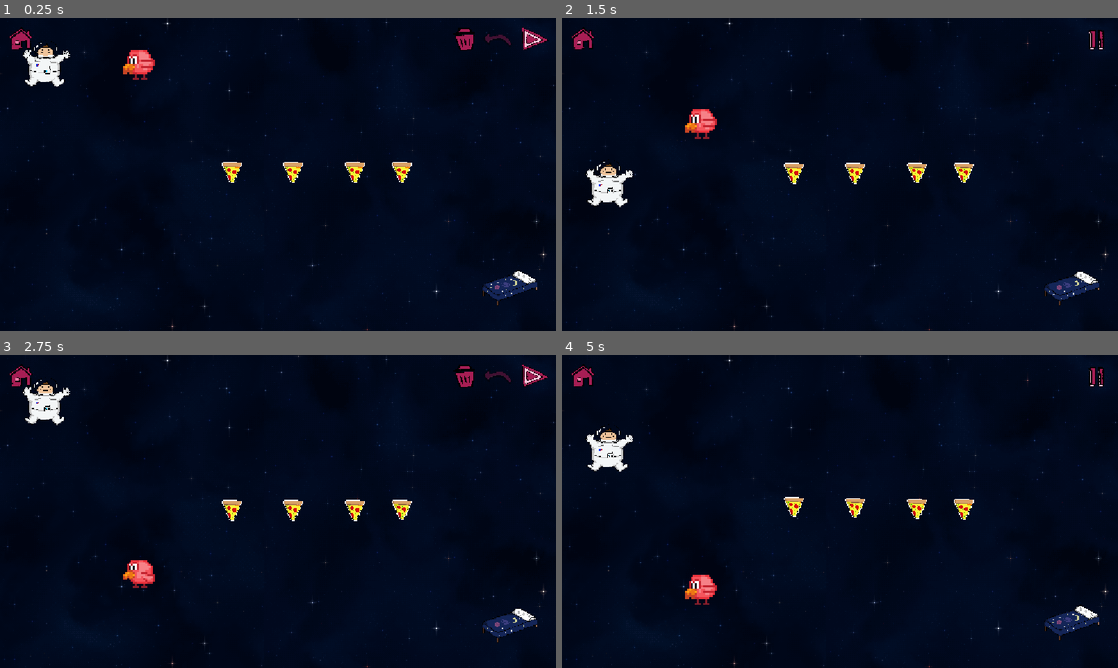
Above: before the commit, frames 1-4 (two rows, left to right).
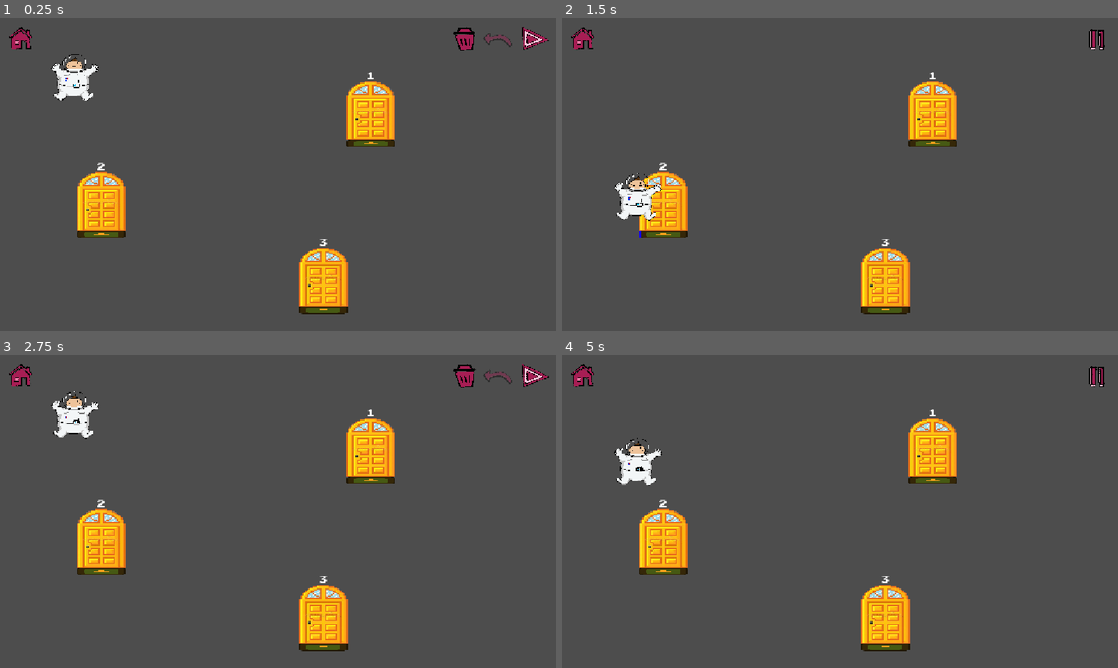
Above: after the commit, the same moments.

Repository: ivaivaiva1/desenhar_fofo
Game: Godot game, scene res://Scenes/level_manager.tscn
Two runs of this game, one before a commit and one after it. Both use one fixed random seed, a clock stepped at 60 frames per second and the inputs below. The engine's default icon, where the game draws it, is replaced by a stand-in: a white triangle on a blue panel in a dark square.
Inputs (mouse positions are in pixels of both pictures, inside the frame that each line leads up to):
- Up to frame 1 (0.25 s): no input
- Up to frame 2 (1.5 s): click (840, 174) at 0.67 s; tap Space (ui_accept) at 0.77 s; move the mouse to (728, 190) at 1.27 s; click (728, 190) at 1.42 s
- Up to frame 3 (2.75 s): tap Space (ui_accept) at 1.52 s; move the mouse to (333, 442) at 2.02 s; click (333, 442) at 2.17 s
- Up to frame 4 (5 s): move the mouse to (812, 574) at 2.77 s; click (812, 574) at 2.92 s; tap Space (ui_accept) at 3.02, 3.77, 4.52 s; move the mouse to (1006, 558) at 3.52 s; click (1006, 558) at 3.67 s; move the mouse to (673, 464) at 4.27 s; click (673, 464) at 4.42 s

The runs differ from the first frame. In frame 1, 99% of the frame differs, in the area x 0-100%, y 0-100%; in frame 2, 100%; in frame 3, 99%; in frame 4, 100%.

Commit message:
feat: clown

Diff:
--- /dev/null
+++ b/Levels/Space/level07_space.tscn
@@ -0,0 +1,36 @@
+[gd_scene format=3 uid="uid://deojtxwd7cfaa"]
+
+[ext_resource type="Script" uid="uid://bwk6yq56faubf" path="res://Scripts/GameCore/level.gd" id="1_2c36j"]
+[ext_resource type="PackedScene" uid="uid://hv0uyenq7lw7" path="res://Scenes/player_spawner.tscn" id="2_4j1qf"]
+[ext_resource type="Script" uid="uid://db02f8x44ql7e" path="res://Scripts/GameCore/collectables_controller.gd" id="3_pqpwx"]
+[ext_resource type="PackedScene" uid="uid://m64lbytajtml" path="res://Scenes/Entities/cama.tscn" id="4_smss5"]
+[ext_resource type="PackedScene" uid="uid://bx43pd7q6hqrt" path="res://Scenes/Entities/clown.tscn" id="5_2c36j"]
+
+[node name="level" type="Node2D" unique_id=1864007018]
+script = ExtResource("1_2c36j")
+
+[node name="player_spawner" parent="." unique_id=1071021330 instance=ExtResource("2_4j1qf")]
+unique_name_in_owner = true
+position = Vector2(160, 93)
+
+[node name="collectables_controller" type="Node2D" parent="." unique_id=710388454]
+unique_name_in_owner = true
+script = ExtResource("3_pqpwx")
+
+[node name="clown2" parent="collectables_controller" unique_id=482788674 instance=ExtResource("5_2c36j")]
+position = Vector2(800, 93.00001)
+
+[node name="clown6" parent="collectables_controller" unique_id=186391876 instance=ExtResource("5_2c36j")]
+position = Vector2(384, 124.00001)
+
+[node name="clown3" parent="collectables_controller" unique_id=864651549 instance=ExtResource("5_2c36j")]
+position = Vector2(224, 372)
+
+[node name="clown5" parent="collectables_controller" unique_id=1005038772 instance=ExtResource("5_2c36j")]
+position = Vector2(960.00006, 310)
+
+[node name="clown4" parent="collectables_controller" unique_id=505402738 instance=ExtResource("5_2c36j")]
+position = Vector2(672, 434.00003)
+
+[node name="cama" parent="collectables_controller" unique_id=1009130463 instance=ExtResource("4_smss5")]
+position = Vector2(96, 558)
--- a/Scenes/Entities/bubblegum.tscn
+++ b/Scenes/Entities/bubblegum.tscn
@@ -81,10 +81,7 @@
 rotation = 0.57595867
 scale = Vector2(5, 5)
 sprite_frames = SubResource("SpriteFrames_m5rmg")
-animation = &"destroy"
 autoplay = "default"
-frame = 4
-frame_progress = 1.0
 
 [connection signal="area_entered" from="Area2D" to="." method="_on_area_2d_area_entered"]
 [connection signal="input_event" from="Area2D" to="." method="_on_area_2d_input_event"]
--- /dev/null
+++ b/Scenes/Entities/clown.tscn
@@ -0,0 +1,111 @@
+[gd_scene format=3 uid="uid://bx43pd7q6hqrt"]
+
+[ext_resource type="Script" uid="uid://fjshigaxwr0q" path="res://Scripts/GameCore/Objects/collectable.gd" id="1_i2r05"]
+[ext_resource type="Texture2D" uid="uid://dlpo62cd031ig" path="res://Sprites/Circus/Clown_Sprite.png" id="3_uxv85"]
+[ext_resource type="Script" uid="uid://cbc24q2fpet5x" path="res://Scripts/Behaviours/floating.gd" id="4_c6eb8"]
+[ext_resource type="Script" uid="uid://iyengagp03ya" path="res://Scripts/Behaviours/clown_behaviour.gd" id="4_uxv85"]
+
+[sub_resource type="AtlasTexture" id="AtlasTexture_c6eb8"]
+atlas = ExtResource("3_uxv85")
+region = Rect2(0, 0, 32, 32)
+
+[sub_resource type="AtlasTexture" id="AtlasTexture_3kx0r"]
+atlas = ExtResource("3_uxv85")
+region = Rect2(32, 0, 32, 32)
+
+[sub_resource type="AtlasTexture" id="AtlasTexture_r1msn"]
+atlas = ExtResource("3_uxv85")
+region = Rect2(64, 0, 32, 32)
+
+[sub_resource type="AtlasTexture" id="AtlasTexture_kqqew"]
+atlas = ExtResource("3_uxv85")
+region = Rect2(96, 0, 32, 32)
+
+[sub_resource type="AtlasTexture" id="AtlasTexture_c3guu"]
+atlas = ExtResource("3_uxv85")
+region = Rect2(128, 0, 32, 32)
+
+[sub_resource type="AtlasTexture" id="AtlasTexture_re26k"]
+atlas = ExtResource("3_uxv85")
+region = Rect2(160, 0, 32, 32)
+
+[sub_resource type="AtlasTexture" id="AtlasTexture_1u76j"]
+atlas = ExtResource("3_uxv85")
+region = Rect2(192, 0, 32, 32)
+
+[sub_resource type="AtlasTexture" id="AtlasTexture_nwwmn"]
+atlas = ExtResource("3_uxv85")
+region = Rect2(224, 0, 32, 32)
+
+[sub_resource type="AtlasTexture" id="AtlasTexture_0nb2h"]
+atlas = ExtResource("3_uxv85")
+region = Rect2(256, 0, 32, 32)
+
+[sub_resource type="SpriteFrames" id="SpriteFrames_g5c5h"]
+animations = [{
+"frames": [{
+"duration": 1.0,
+"texture": SubResource("AtlasTexture_c6eb8")
+}, {
+"duration": 1.0,
+"texture": SubResource("AtlasTexture_3kx0r")
+}, {
+"duration": 1.0,
+"texture": SubResource("AtlasTexture_r1msn")
+}, {
+"duration": 1.0,
+"texture": SubResource("AtlasTexture_kqqew")
+}, {
+"duration": 1.0,
+"texture": SubResource("AtlasTexture_c3guu")
+}, {
+"duration": 1.0,
+"texture": SubResource("AtlasTexture_re26k")
+}, {
+"duration": 1.0,
+"texture": SubResource("AtlasTexture_1u76j")
+}, {
+"duration": 1.0,
+"texture": SubResource("AtlasTexture_nwwmn")
+}, {
+"duration": 1.0,
+"texture": SubResource("AtlasTexture_0nb2h")
+}],
+"loop": 1,
+"name": &"default",
+"speed": 5.0
+}]
+
+[sub_resource type="CircleShape2D" id="CircleShape2D_1tq3v"]
+radius = 33.49754
+
+[node name="clown" type="Node2D" unique_id=186391876 groups=["Collectable"]]
+scale = Vector2(1.015, 1.015)
+script = ExtResource("1_i2r05")
+entity_type = 3
+
+[node name="Sprite" type="AnimatedSprite2D" parent="." unique_id=1245632784]
+unique_name_in_owner = true
+position = Vector2(0, 10.83744)
+scale = Vector2(4.6951976, 4.6951976)
+sprite_frames = SubResource("SpriteFrames_g5c5h")
+autoplay = "default"
+frame_progress = 0.86890787
+flip_h = true
+
+[node name="Area2D" type="Area2D" parent="." unique_id=1524499499]
+
+[node name="CollisionShape2D" type="CollisionShape2D" parent="Area2D" unique_id=322469688]
+position = Vector2(-0.98522174, -1.9704435)
+shape = SubResource("CircleShape2D_1tq3v")
+
+[node name="clown_behaviour" type="Node2D" parent="." unique_id=1843234375]
+script = ExtResource("4_uxv85")
+
+[node name="floating" type="Node2D" parent="." unique_id=798932583 node_paths=PackedStringArray("floating_object")]
+script = ExtResource("4_c6eb8")
+floating_object = NodePath("../Sprite")
+float_height = 7.0
+float_duration = 0.5
+
+[connection signal="area_entered" from="Area2D" to="." method="_on_area_2d_area_entered"]
--- a/Scenes/Entities/papagaio.tscn
+++ b/Scenes/Entities/papagaio.tscn
@@ -7,43 +7,43 @@
 [sub_resource type="CircleShape2D" id="CircleShape2D_1tq3v"]
 radius = 33.49754
 
+[sub_resource type="AtlasTexture" id="AtlasTexture_g5c5h"]
+atlas = ExtResource("4_8y3x2")
+region = Rect2(0, 16, 16, 16)
+
+[sub_resource type="AtlasTexture" id="AtlasTexture_8y3x2"]
+atlas = ExtResource("4_8y3x2")
+region = Rect2(16, 16, 16, 16)
+
 [sub_resource type="AtlasTexture" id="AtlasTexture_8bxhx"]
 atlas = ExtResource("4_8y3x2")
-region = Rect2(0, 32, 16, 16)
-
-[sub_resource type="AtlasTexture" id="AtlasTexture_gnang"]
-atlas = ExtResource("4_8y3x2")
-region = Rect2(16, 32, 16, 16)
-
-[sub_resource type="AtlasTexture" id="AtlasTexture_fygyu"]
-atlas = ExtResource("4_8y3x2")
-region = Rect2(32, 32, 16, 16)
+region = Rect2(32, 16, 16, 16)
 
 [sub_resource type="SpriteFrames" id="SpriteFrames_g5c5h"]
 animations = [{
 "frames": [{
 "duration": 1.0,
+"texture": SubResource("AtlasTexture_g5c5h")
+}, {
+"duration": 1.0,
+"texture": SubResource("AtlasTexture_8y3x2")
+}, {
+"duration": 1.0,
 "texture": SubResource("AtlasTexture_8bxhx")
 }, {
 "duration": 1.0,
-"texture": SubResource("AtlasTexture_gnang")
-}, {
-"duration": 1.0,
-"texture": SubResource("AtlasTexture_fygyu")
-}, {
-"duration": 1.0,
-"texture": SubResource("AtlasTexture_gnang")
+"texture": SubResource("AtlasTexture_8y3x2")
 }],
 "loop": 1,
 "name": &"default",
-"speed": 5.0
+"speed": 7.0
 }]
 
 [node name="papagaio" type="Node2D" unique_id=186391876 groups=["Collectable"]]
 scale = Vector2(1.015, 1.015)
 script = ExtResource("1_4dvax")
 entity_type = 3
-frame_freeze = true
+is_papagaio = true
 
 [node name="Area2D" type="Area2D" parent="." unique_id=1524499499]
 
@@ -64,7 +64,7 @@
 scale = Vector2(4.0024633, 4.0024633)
 sprite_frames = SubResource("SpriteFrames_g5c5h")
 autoplay = "default"
-frame_progress = 0.4652241
+frame_progress = 0.39283332
 flip_h = true
 
 [connection signal="area_entered" from="Area2D" to="." method="_on_area_2d_area_entered"]
--- a/Scenes/level_manager.tscn
+++ b/Scenes/level_manager.tscn
@@ -14,8 +14,7 @@
 [node name="load_level" type="Node2D" parent="." unique_id=306488323]
 unique_name_in_owner = true
 script = ExtResource("2_ghtn7")
-current_world = 2
-level = 5
+level = 1
 
 [node name="line_controller" parent="." unique_id=679656892 instance=ExtResource("3_pakjl")]
 unique_name_in_owner = true
@@ -34,3 +33,6 @@
 
 [node name="UI" parent="." unique_id=653901674 instance=ExtResource("7_xvh7w")]
 unique_name_in_owner = true
+
+[node name="Camera2D" type="Camera2D" parent="." unique_id=1436782732]
+position = Vector2(576, 324)
--- /dev/null
+++ b/Scripts/Behaviours/clown_behaviour.gd
@@ -0,0 +1,46 @@
+extends Node2D
+class_name Clown
+
+@onready var collectable: Collectable = get_parent() as Collectable
+var start_hiding: bool = false
+var hide_cooldown: float = 1
+var hide_tween_timer: float = 2
+@onready var hide_timer: float = hide_cooldown
+@onready var sprite := %Sprite
+
+
+func _process(delta: float) -> void:
+	if CurrentLevel.level_manager.current_state != CurrentLevel.level_manager.GAME_STATE.ROLLING: return
+	if collectable.can_be_picked:
+		if hide_timer > 0:
+			hide_timer -= delta
+		else:
+			if start_hiding: return
+			hide_clown()
+
+
+var hide_tween: Tween
+func hide_clown():
+	if collectable.is_picked: return
+	start_hiding = true
+	if hide_tween:
+		hide_tween.kill()
+		sprite.modulate.a = 1
+	hide_tween = sprite.create_tween()
+	hide_tween.set_trans(Tween.TRANS_SINE)
+	hide_tween.set_ease(Tween.EASE_IN_OUT)
+	hide_tween.tween_property(sprite, "modulate:a", 0.0, hide_tween_timer)
+	hide_tween.tween_callback(do_hide)
+
+
+func do_hide():
+	collectable.can_be_picked = false
+
+
+func reset_clown():
+	hide_timer = hide_cooldown
+	if hide_tween:
+		hide_tween.kill()
+	sprite.modulate.a = 1
+	collectable.can_be_picked = true
+	start_hiding = false
--- a/Scripts/Entities/bubblegum.gd
+++ b/Scripts/Entities/bubblegum.gd
@@ -55,7 +55,8 @@
 		player.reparent(get_tree().current_scene)
 	player.freeze = false
 	player.player_jump(jump_x, jump_y)
-	HitFreeze.freeze()
+	HitFreeze.freeze(0.5, 0.1)
+	ScreenShake.do_screen_shake(2, 0.1)
 
 
 
@@ -122,7 +123,7 @@
 
 
 func change_direction():
-	#if CurrentLevel.level_manager.current_state == CurrentLevel.level_manager.GAME_STATE.ROLLING: return
+	if sprite.animation == "destroy": return
 	do_pump()
 	if is_horizontal:
 		if is_right:
--- a/Scripts/GameCore/Objects/collectable.gd
+++ b/Scripts/GameCore/Objects/collectable.gd
@@ -5,22 +5,32 @@
 @export var frame_freeze: bool = false
 var is_picked: bool = false
 @onready var sprite:= %Sprite
+@export var is_papagaio: bool = false
+var can_be_picked: bool = true
 
 
 func _ready() -> void:
-	if entity_type != SkinPicker.ENTITY_TYPE.NULL:  SkinPicker.change_skin(entity_type, sprite)
+	if entity_type != SkinPicker.ENTITY_TYPE.NULL: SkinPicker.change_skin(entity_type, sprite)
 
 
 func _on_area_2d_area_entered(area: Area2D) -> void:
 	if is_picked: return
+	if !can_be_picked: return
 	if area.is_in_group("Player"):
 		if frame_freeze: HitFreeze.freeze()
 		make_picked()
+		if is_papagaio: papagaio_collected()
 		var player: Player = area.get_parent() as Player
 		player.pump_yuumy()
 
 
+func papagaio_collected():
+	HitFreeze.freeze()
+	ScreenShake.do_screen_shake(5, 0.15)
+
+
 func make_picked():
+	if !can_be_picked: return
 	is_picked = true
 	sprite.visible = false
 
@@ -29,3 +39,4 @@
 	if !is_picked: return
 	is_picked = false
 	sprite.visible = true
+	can_be_picked = true
--- a/Scripts/GameCore/Objects/player.gd
+++ b/Scripts/GameCore/Objects/player.gd
@@ -43,6 +43,8 @@
 		var collider := state.get_contact_collider_object(i)
 
 		if collider.is_in_group("Pudim"):
+			print("chamei")
+			ScreenShake.do_screen_shake(1.5, 0.2)
 			var normal := state.get_contact_local_normal(i)
 			var pudim: Pudim = collider as Pudim
 
--- a/Scripts/GameCore/collectables_controller.gd
+++ b/Scripts/GameCore/collectables_controller.gd
@@ -4,6 +4,7 @@
 @onready var level_manager: LevelManager = get_tree().current_scene as LevelManager
 var level_collectables: Array[Collectable] = []
 var level_bubblegums: Array[Bubblegum] = []
+var level_clowns: Array[Clown] = []
 
 
 func _ready() -> void:
@@ -16,6 +17,8 @@
 			level_collectables.append(child)
 		if child is Bubblegum:
 			level_bubblegums.append(child)
+		if child is Clown:
+			level_clowns.append(child)
 		find_collectables(child)
 
 
@@ -25,6 +28,8 @@
 		collectable.make_unpicked()
 	for bubblegum in level_bubblegums:
 		bubblegum.bubble_reset()
+	for clown in level_clowns:
+		clown.reset_clown()
 
 
 func check_if_cleared():
--- a/Scripts/_Globals/hit_freeze.gd
+++ b/Scripts/_Globals/hit_freeze.gd
@@ -2,7 +2,7 @@
 
 var freeze_tween: Tween
 
-func freeze(time_scale: float = 0.5, duration: float = 0.1) -> void:
+func freeze(time_scale: float = 0.5, duration: float = 0.2) -> void:
 	if freeze_tween:
 		freeze_tween.kill()
 
--- /dev/null
+++ b/Scripts/_Globals/screen_shake.gd
@@ -0,0 +1,39 @@
+extends Node
+
+var main_camera: Camera2D
+var shake_intensity: float = 0.0
+var active_shake_time: float = 0.0
+var shake_decay: float = 5.0
+var shake_time: float = 0.0
+var shake_time_speed: float = 20.0
+var noise = FastNoiseLite.new()
+
+
+func do_screen_shake(intensity: int, time: float):
+	if main_camera == null:
+		main_camera = get_viewport().get_camera_2d()
+	randomize()
+	noise.seed = randi()
+	noise.frequency = 2.0
+
+	shake_intensity = intensity
+	active_shake_time = time
+	shake_time = 0.0
+
+
+func _physics_process(delta: float) -> void:
+	if main_camera == null:
+		return
+
+	if active_shake_time > 0:
+		shake_time += delta * shake_time_speed
+		active_shake_time -= delta
+
+		main_camera.offset = Vector2(
+			noise.get_noise_2d(shake_time, 0) * shake_intensity,
+			noise.get_noise_2d(0, shake_time) * shake_intensity
+		)
+
+		shake_intensity = max(shake_intensity - shake_decay * delta, 0)
+	else:
+		main_camera.offset = lerp(main_camera.offset, Vector2.ZERO, 10.5 * delta)
--- a/project.godot
+++ b/project.godot
@@ -22,6 +22,7 @@
 MusicManager="*uid://defeqkiga7uap"
 SoundsList="*uid://c1m5kvl600jvu"
 HitFreeze="*uid://c7abq4ku2qyk1"
+ScreenShake="*uid://dum8v3iaouo5d"
 
 [display]
 
@@ -64,5 +65,3 @@
 
 textures/canvas_textures/default_texture_filter=0
 rendering_device/driver.windows="d3d12"
-2d/snap/snap_2d_transforms_to_pixel=true
-2d/snap/snap_2d_vertices_to_pixel=true
Not shown, added: Scripts/Behaviours/clown_behaviour.gd.uid
Not shown, added: Scripts/_Globals/screen_shake.gd.uid
Binary file added: Sprites/Circus/Clown_Sprite.png
Not shown, added: Sprites/Circus/Clown_Sprite.png.import
